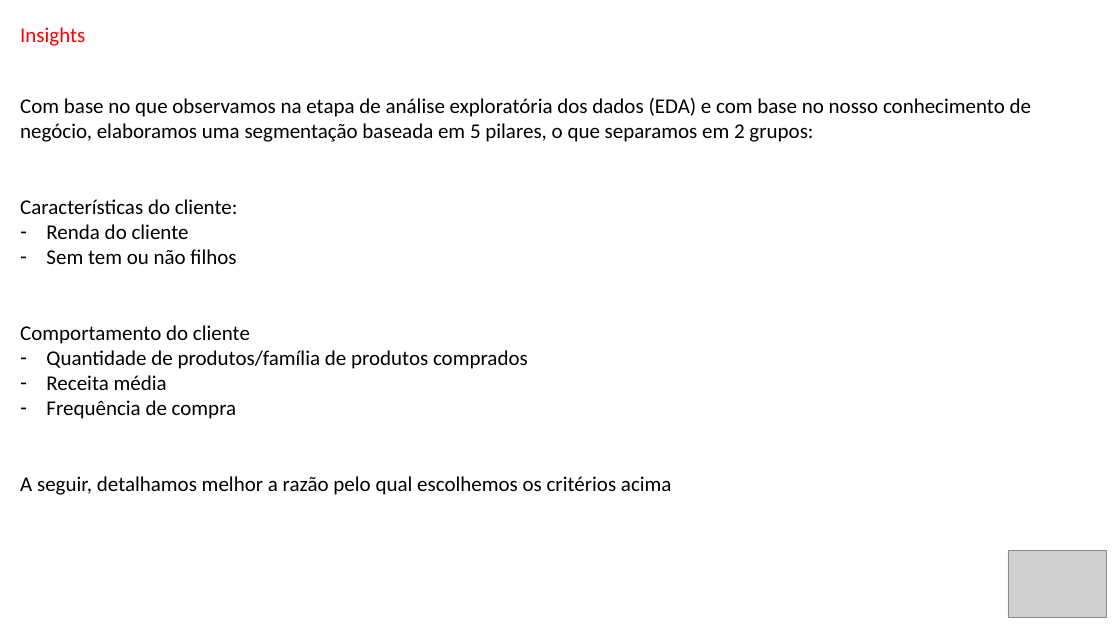
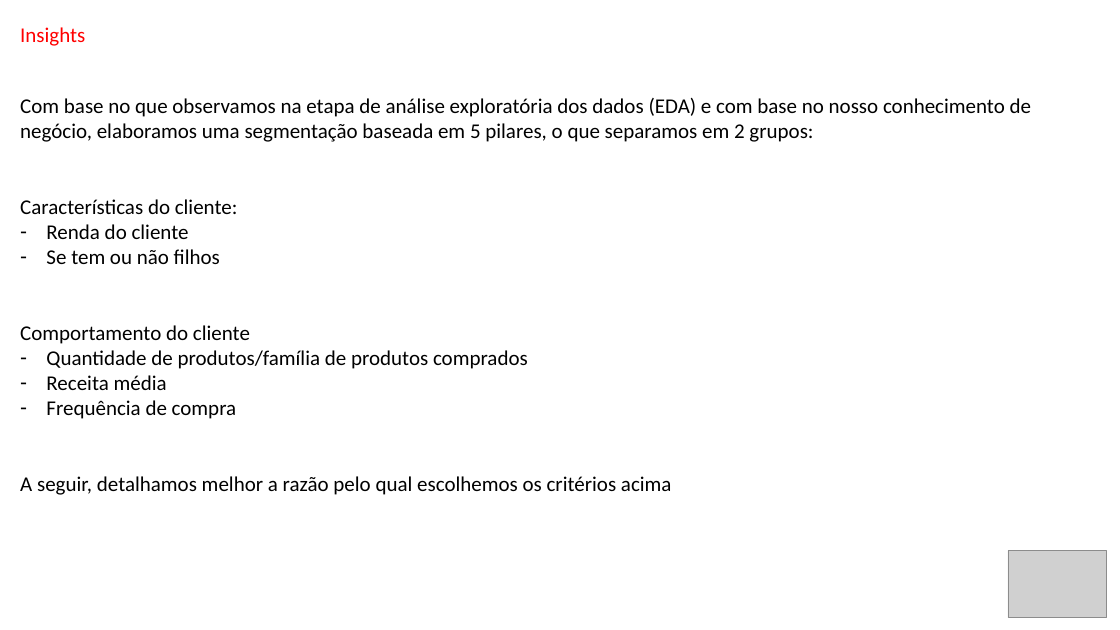
Before and after one commit to Danielgmelo/ifood, a slide deck: slide 19 of my_project/iFood CRM Data Analyst Case.pptx. Drawn at 1120x630 pixels with LibreOffice and Linux fonts; fonts in the diff are those of the drawing; grey boxes stand for pictures. Boxes give left, top, right and bottom in pixels: in the first picture for what was removed or moved away, otherwise in the second. Text is boxed around its words. In the diff, an @@ line names an element or a change of style, - is before the commit and + after.

```diff
--- a/my_project/iFood CRM Data Analyst Case.pptx
+++ b/my_project/iFood CRM Data Analyst Case.pptx
@@ text at (46, 249, 220, 264): text changed @@
-– Sem tem ou não filhos
+– Se tem ou não filhos
```
Also in this commit, not shown: 1 other slide changed, 3 other files.
